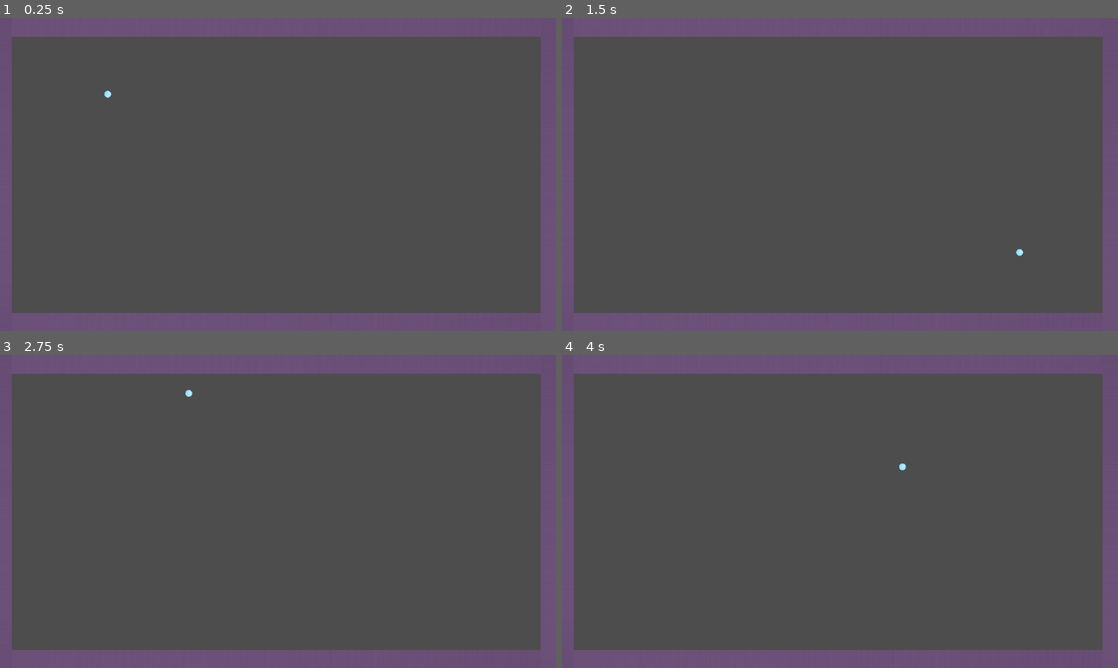
Above: before the commit, frames 1-4 (two rows, left to right).
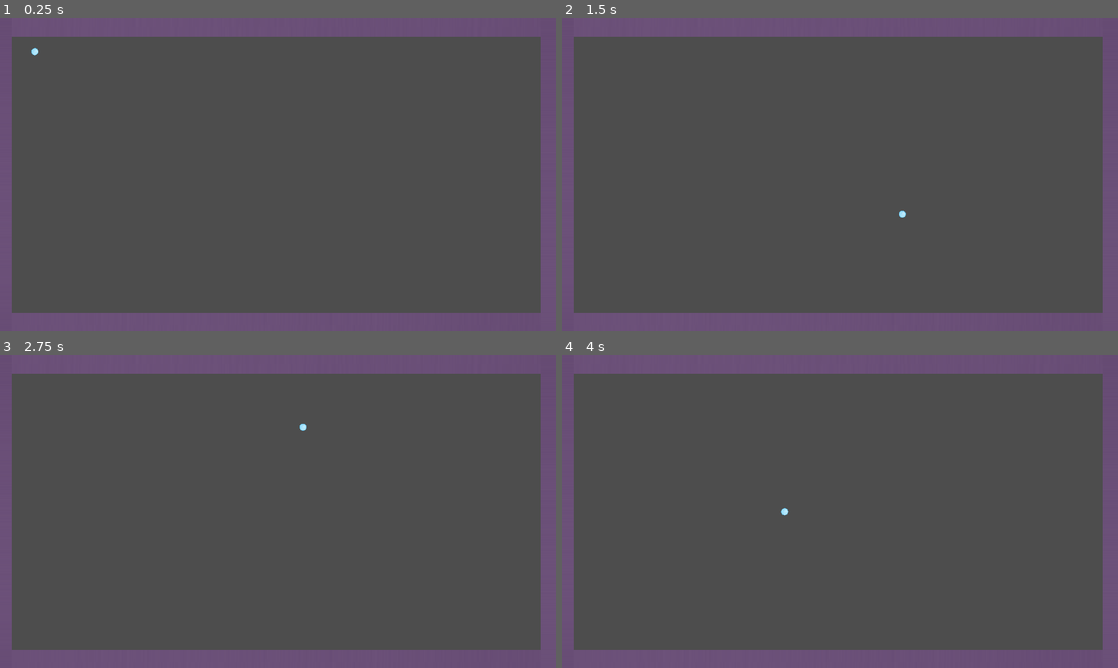
Above: after the commit, the same moments.

Repository: slinkp/godot-bounce-1
Game: Godot game, scene res://main.tscn
The game is run twice, just before and just after one commit, with the same random seed, the same clock (stepped at 60 frames per second) and the same inputs.
Inputs:
- Up to frame 1 (0.25 s): no input
- Up to frame 2 (1.5 s): tap Enter at 1.25 s
- Up to frame 3 (2.75 s): no input
- Up to frame 4 (4 s): no input

The runs differ from the first frame. In frame 1, less than 0.1% of the frame differs, in the area x 5-20%, y 9-26%; in frame 2, less than 0.1%; in frame 3, less than 0.1%, in the area x 33-56%, y 11-25%; in frame 4, less than 0.1%.

Commit message:
Better func name and note about future triggering audio

Diff:
--- a/main.gd
+++ b/main.gd
@@ -21,7 +21,7 @@
 
 func add_random_ball():
 	var new_ball = ball_scene.instantiate()
-	new_ball.position = randomize_position()
+	new_ball.position = random_position()
 	print("Got position %s" % new_ball.position)
 
 	new_ball.rotation =random_rotation()
@@ -33,7 +33,7 @@
 	add_child(new_ball)
 
 
-func randomize_position():
+func random_position():
 	# Unclear why I had to do this instead of
 	# just calling get_viewport_rect()?
 	# TODO: ensure we don't overlap with walls.
Not shown, changed: README.md
